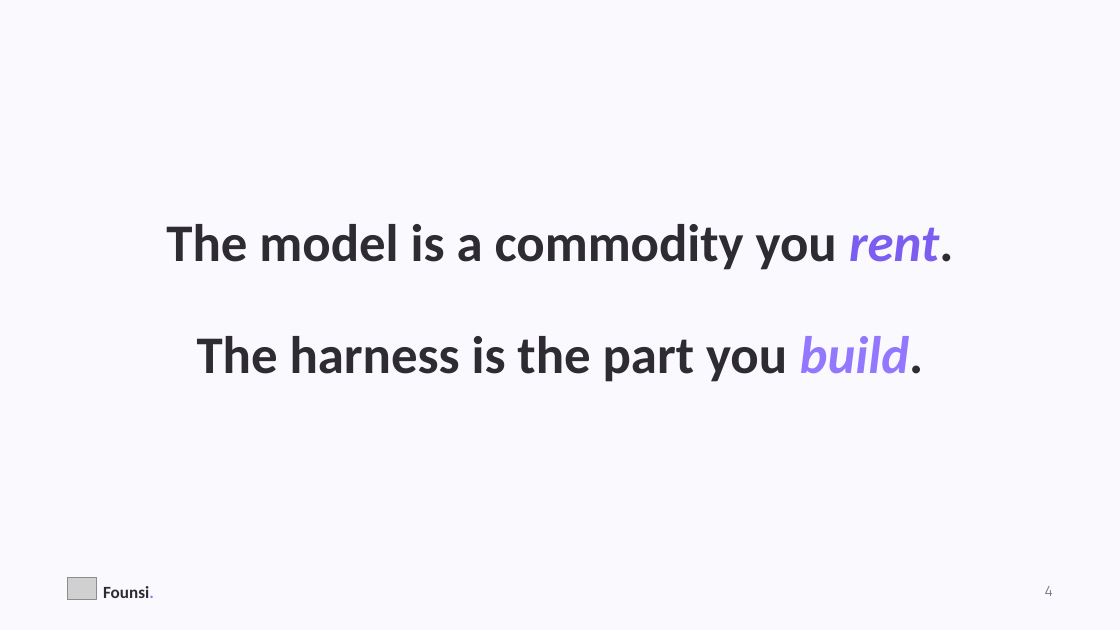
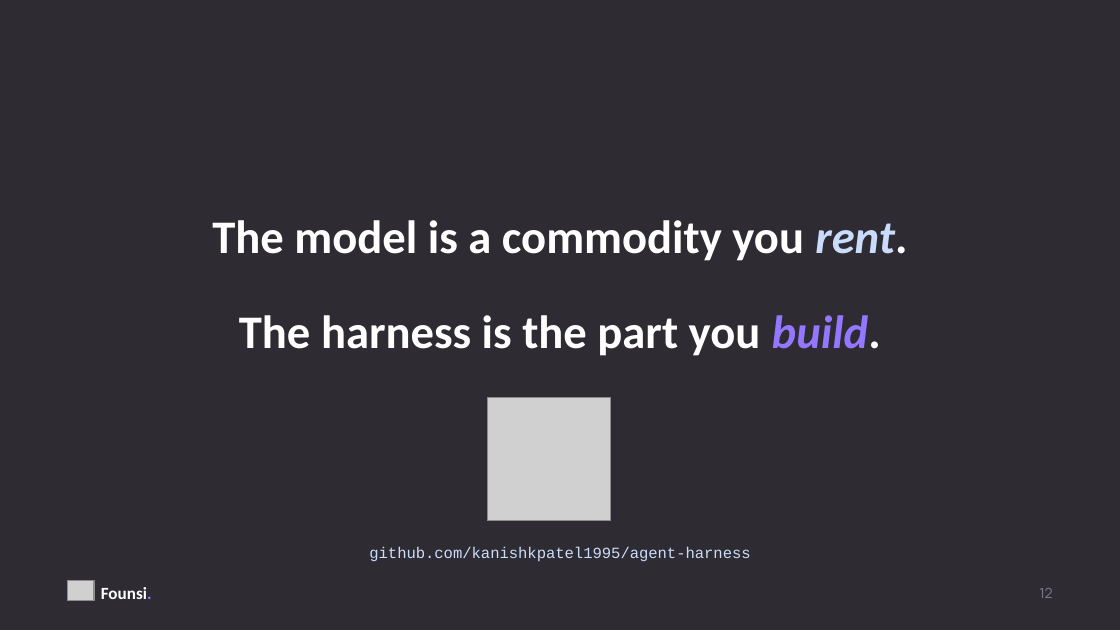
Before and after one commit to kanishkpatel1995/agent-harness, a slide deck: slide 12 of presentation/founsi-context-engineering.pptx (slide 4 before the commit). Drawn at 1120x630 pixels with LibreOffice and Linux fonts; fonts in the diff are those of the drawing; grey boxes stand for pictures. Boxes give left, top, right and bottom in pixels: in the first picture for what was removed or moved away, otherwise in the second. Text is boxed around its words. In the diff, an @@ line names an element or a change of style, - is before the commit and + after.

```diff
--- a/presentation/founsi-context-engineering.pptx
+++ b/presentation/founsi-context-engineering.pptx
@@ background #FAFAFE to #2E2C32 @@
@@ text "The model is a commodity ..." at (212, 220, 907, 261): size 34 to 30 pt; text colour #2E2C32 to #FFFFFF in "The model is a commodity you rent."; text colour #7B5EF0 to #CADCFC in "rent." @@
@@ text "The harness is the part ...": place and size @@
-text "The harness is the part ..." at (197, 336, 924, 382)
+text "The harness is the part ..." at (239, 315, 881, 356)
@@ text "The harness is the part ..." at (239, 315, 881, 356): size 34 to 30 pt; text colour #2E2C32 to #FFFFFF in "The harness is the part you build." @@
@@ picture added at (487, 398, 610, 521) @@
@@ text added at (369, 546, 750, 561), 10 pt, text #CADCFC @@
+github.com/kanishkpatel1995/agent-harness
@@ text added at (488, 546, 610, 555), 11 pt, text #2E2C32, bold @@
+Clone the repo
@@ text "Founsi." at (101, 587, 152, 599): text colour #2E2C32 to #FFFFFF in "Founsi." @@
@@ text at (1039, 588, 1052, 598): text changed @@
-4
+12
```
Also in this commit, not shown: 13 other slides changed, 11 slides added, 5 slides removed, 7 other files.
